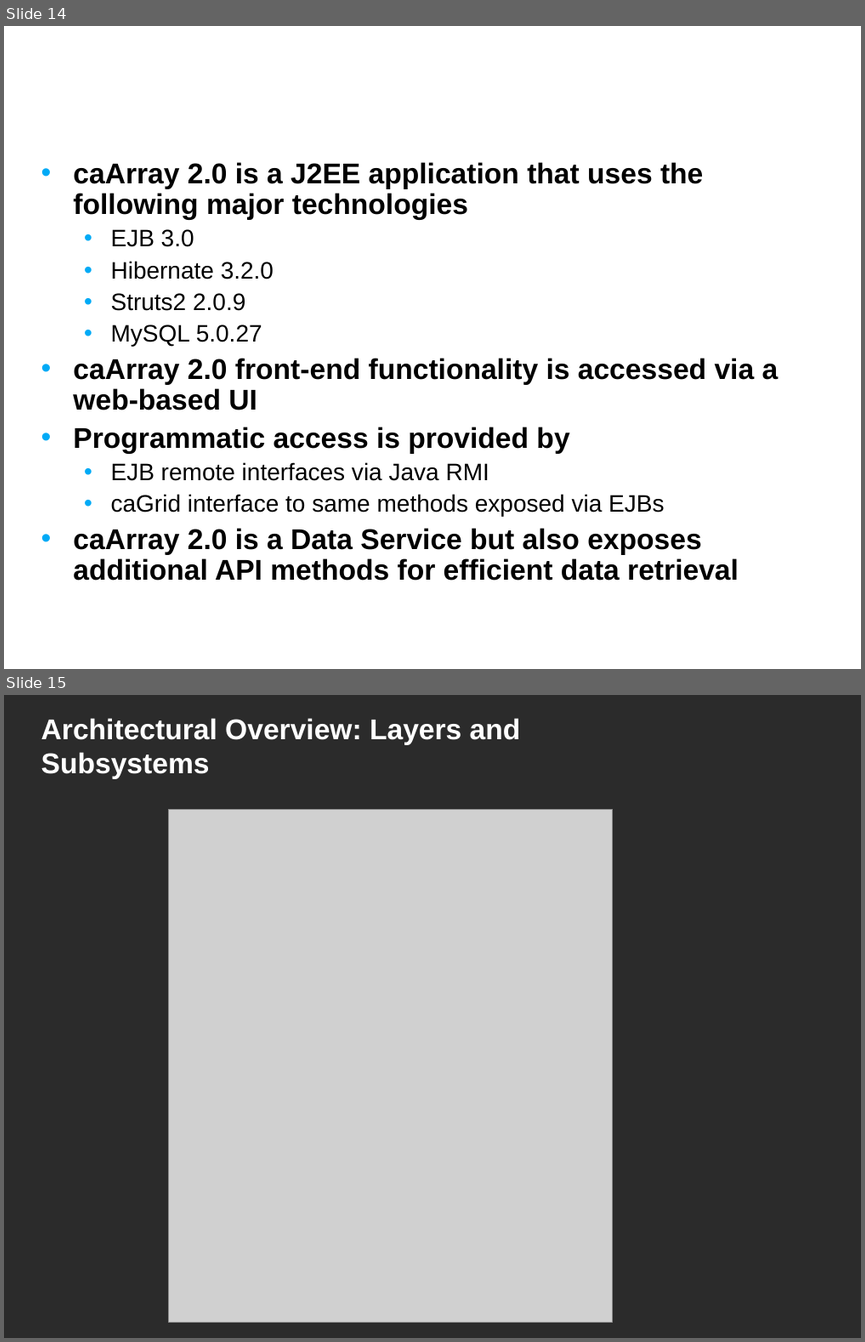
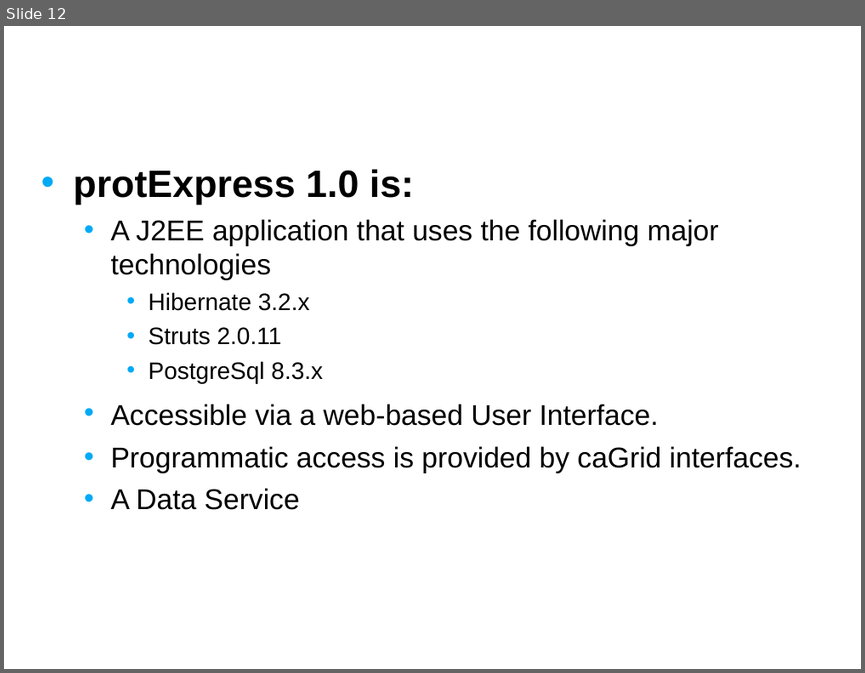
Before and after one commit to NCIP/prot-express, a slide deck: docs/silver_compatibility_review/1.0/artifacts/01. protexpress_silver_compat_kickoff_Jan_2008.ppt. Shown one above the other, each under a label of ours: slides 14 and 15 before the commit, slide 12 after it. The pictures are 865x1342 and 865x673 pixels, drawn with LibreOffice and Linux fonts; fonts in the diff are those of the drawing; grey boxes stand for pictures; background and template pictures are left out; a plain dark background stands for a picture behind light text. Boxes give left, top, right and bottom in pixels: in the first picture for what was removed or moved away, otherwise in the second. Text is boxed around its words. In the diff, an @@ line names an element or a change of style, - is before the commit and + after.

```diff
--- a/docs/silver_compatibility_review/1.0/artifacts/01. protexpress_silver_compat_kickoff_Jan_2008.ppt
+++ b/docs/silver_compatibility_review/1.0/artifacts/01. protexpress_silver_compat_kickoff_Jan_2008.ppt
@@ slide 15 removed at [4,695,861,1338], background picture (left out) @@
@@ title removed at [41,718,521,779] @@
-Architectural Overview: Layers and Subsystems
@@ picture removed at [169,809,613,1321] @@
@@ what was slide 14 is now slide 12 @@
@@ slide 12 changed as well @@
@@ text at [73,169,801,510]: text changed; bold off @@
-• caArray 2.0 is a J2EE application that uses the following major technologies
-  • EJB 3.0
-  • Hibernate 3.2.0
-  • Struts2 2.0.9
-  • MySQL 5.0.27
-• caArray 2.0 front-end functionality is accessed via a web-based UI
-• Programmatic access is provided by
-  • EJB remote interfaces via Java RMI
-  • caGrid interface to same methods exposed via EJBs
-• caArray 2.0 is a Data Service but also exposes additional API methods for efficient data retrieval
+• protExpress 1.0 is:
+  • A J2EE application that uses the following major technologies
+    • Hibernate 3.2.x
+    • Struts 2.0.11
+    • PostgreSql 8.3.x
+  • Accessible via a web-based User Interface.
+  • Programmatic access is provided by caGrid interfaces.
+  • A Data Service
```
Also in this commit, not shown: 10 other slides changed, 4 slides added, 8 other slides removed, 10 other files.
